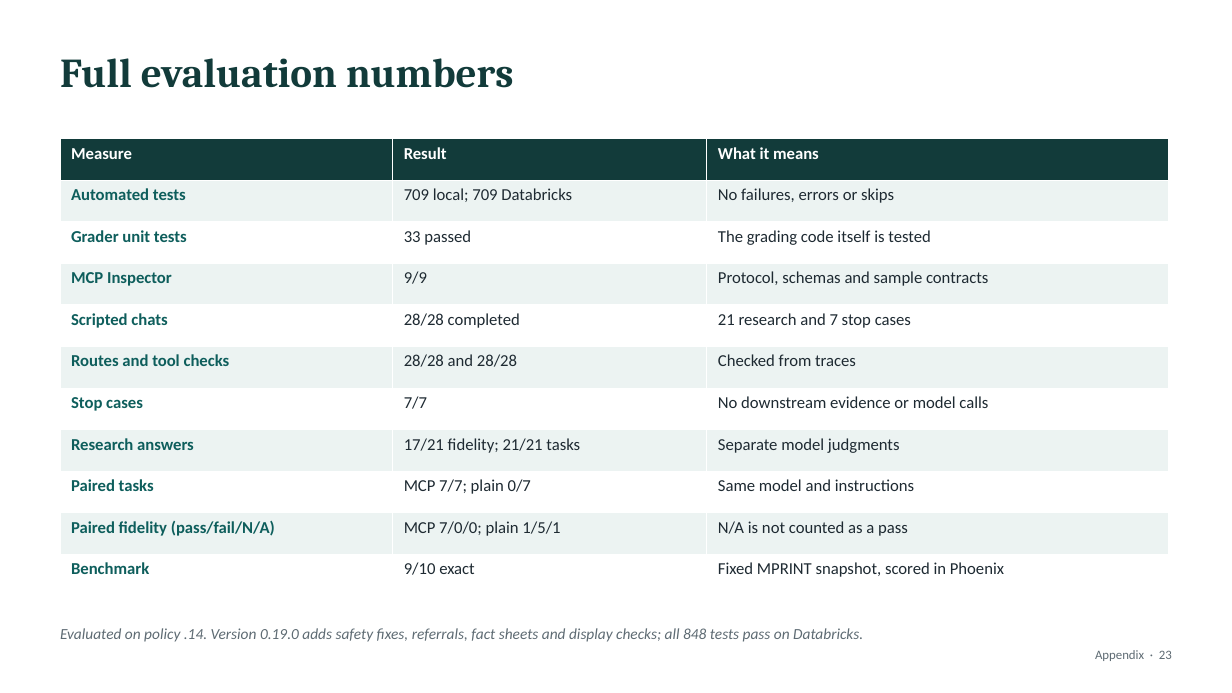
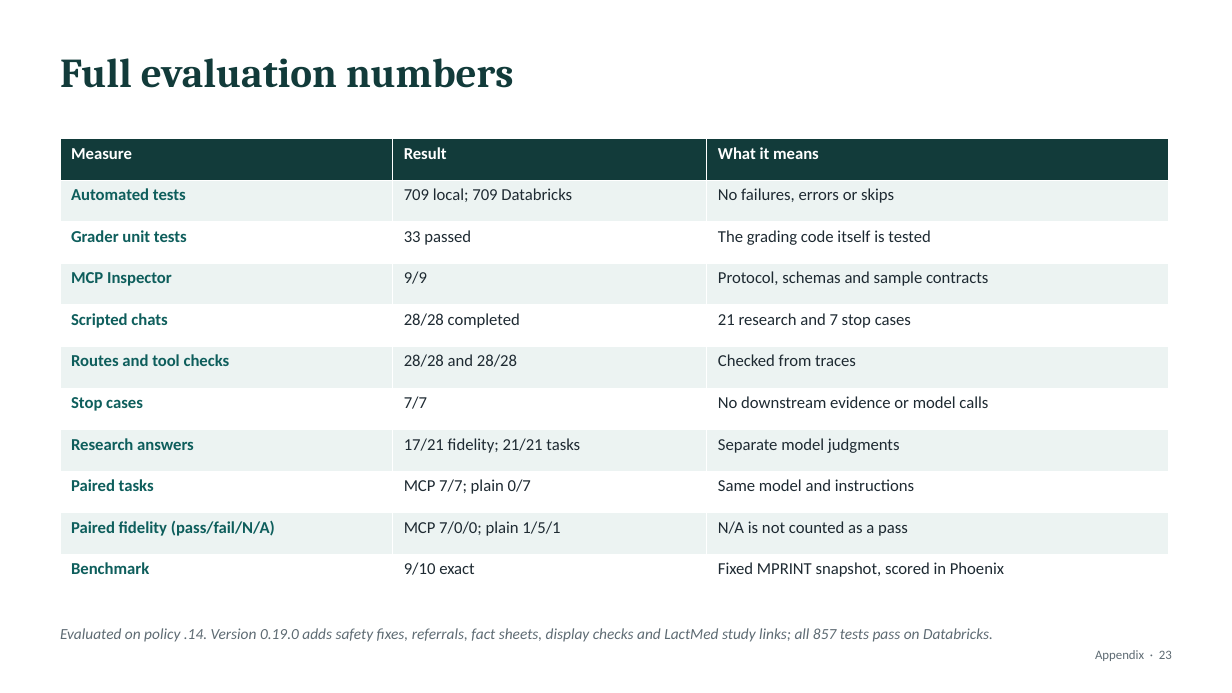
Before and after one commit to gpiat333/Parent-Child-Pharmacology-MCP, a slide deck: slide 23 of presentation/Parent-child Pharmacology MCP — Hackathon deck v3.pptx. Drawn at 1232x693 pixels with LibreOffice and Linux fonts; fonts in the diff are those of the drawing. Boxes give left, top, right and bottom in pixels: in the first picture for what was removed or moved away, otherwise in the second. Text is boxed around its words. In the diff, an @@ line names an element or a change of style, - is before the commit and + after.

```diff
--- a/presentation/Parent-child Pharmacology MCP — Hackathon deck v3.pptx
+++ b/presentation/Parent-child Pharmacology MCP — Hackathon deck v3.pptx
@@ text at (x1=60, y1=628, x2=993, y2=642): text changed @@
-Evaluated on policy .14. Version 0.19.0 adds safety fixes, referrals, fact sheets and display checks; all 848 tests pass on Databricks.
+Evaluated on policy .14. Version 0.19.0 adds safety fixes, referrals, fact sheets, display checks and LactMed study links; all 857 tests pass on Databricks.
```
Also in this commit, not shown: 5 other slides changed, 7 other files.
